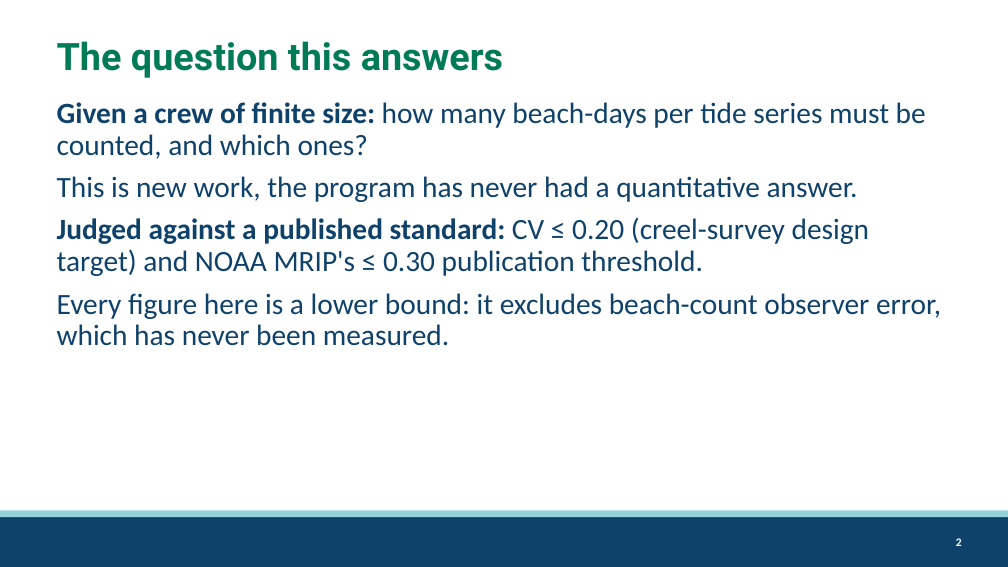
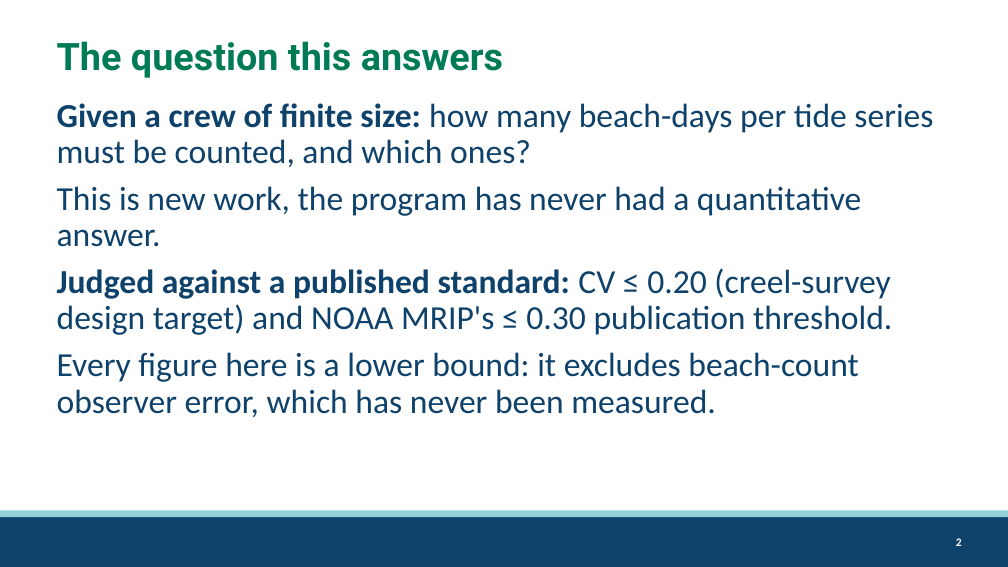
Before and after one commit to mattgeorgephd/razor-clam-harvest-monitoring, a slide deck: slide 2 of 07_presentations/razor-clam-sampling-design.pptx. Drawn at 1008x567 pixels with LibreOffice and Linux fonts; fonts in the diff are those of the drawing; background and template pictures are left out. Boxes give left, top, right and bottom in pixels: in the first picture for what was removed or moved away, otherwise in the second. Text is boxed around its words. In the diff, an @@ line names an element or a change of style, - is before the commit and + after.

Commit message:
long beach ingress/egress pilot

```diff
--- a/07_presentations/razor-clam-sampling-design.pptx
+++ b/07_presentations/razor-clam-sampling-design.pptx
@@ text "Given a crew of finite ..." at (57, 103, 933, 417): size 28 to 32 pt @@
```
Also in this commit, not shown: 5 other slides changed, 4 slides added, 5 other files.
